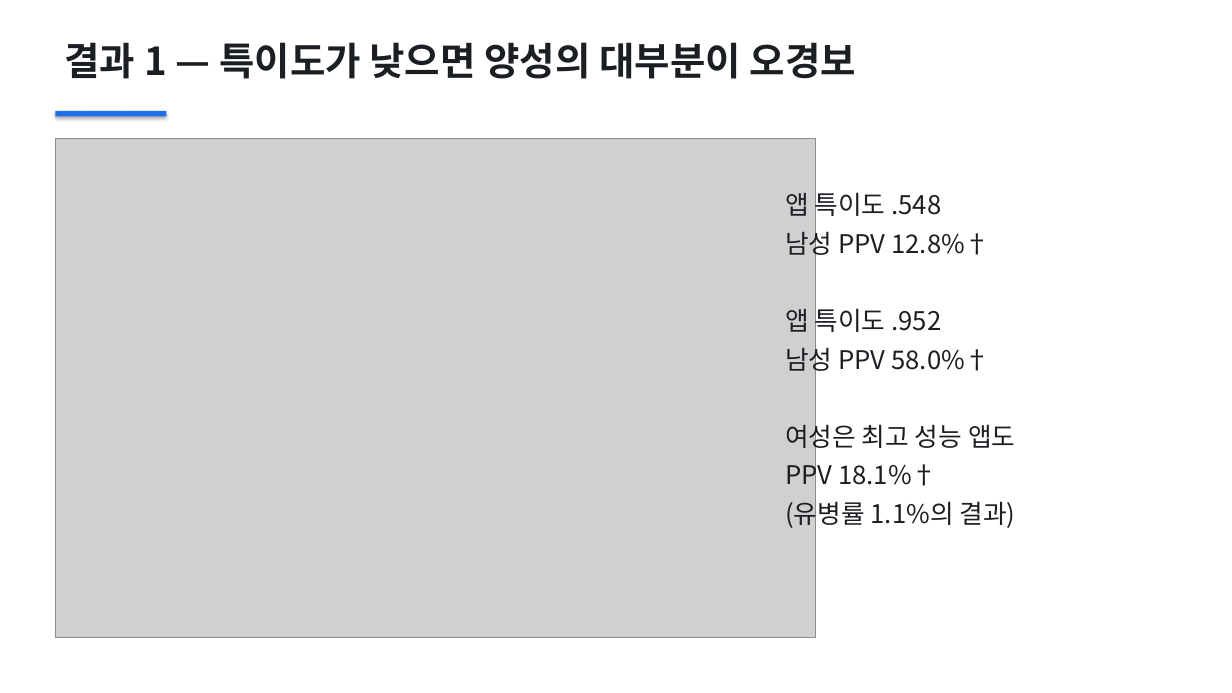
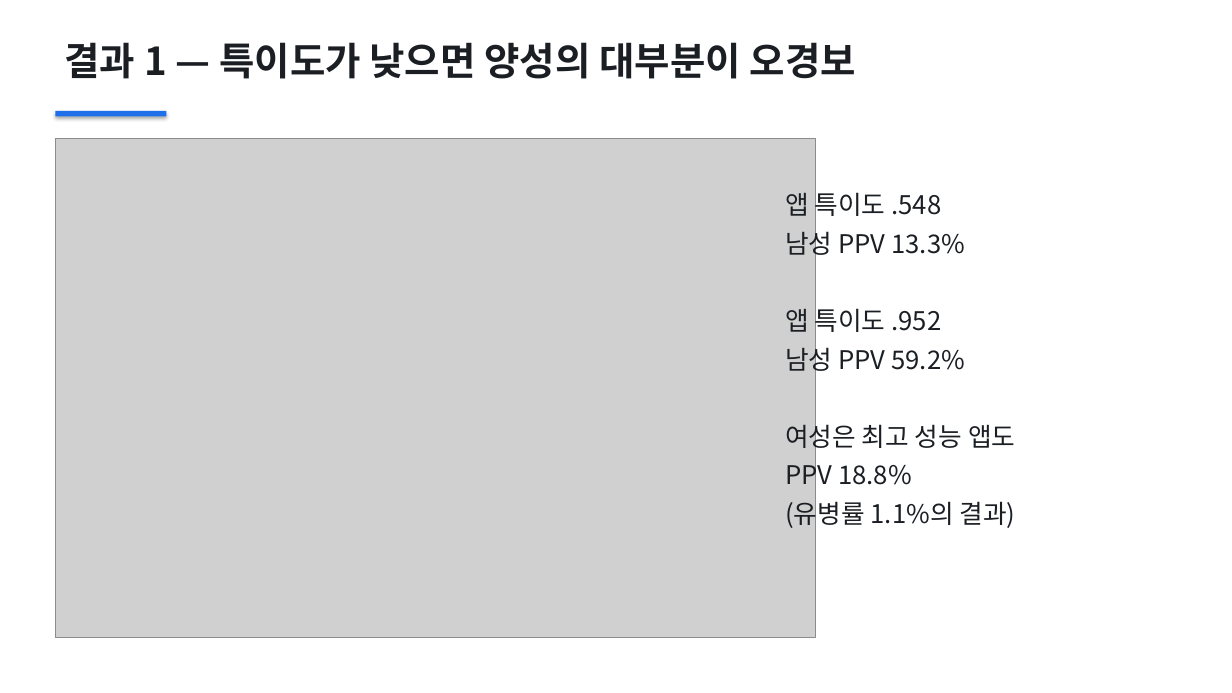
Before and after one commit to rhlfur2055-prog/cvd-screening-review, a slide deck: slide 4 of slides/cvd-screening-review.pptx. Drawn at 1232x693 pixels with LibreOffice and Linux fonts; fonts in the diff are those of the drawing; grey boxes stand for pictures. Boxes give left, top, right and bottom in pixels: in the first picture for what was removed or moved away, otherwise in the second. Text is boxed around its words. In the diff, an @@ line names an element or a change of style, - is before the commit and + after.

```diff
--- a/slides/cvd-screening-review.pptx
+++ b/slides/cvd-screening-review.pptx
@@ text at (x1=785, y1=227, x2=965, y2=260): text changed @@
-남성 PPV 12.8%†
+남성 PPV 13.3%
@@ text at (x1=785, y1=342, x2=965, y2=375): text changed @@
-남성 PPV 58.0%†
+남성 PPV 59.2%
@@ text at (x1=785, y1=458, x2=912, y2=491): text changed @@
-PPV 18.1%†
+PPV 18.8%
```
Also in this commit, not shown: 2 other slides changed, 10 other files.
